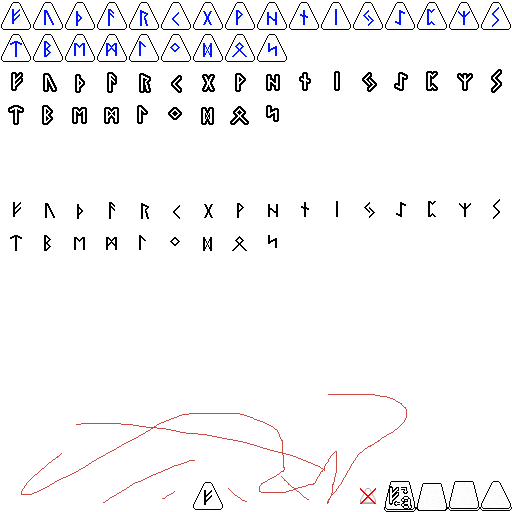
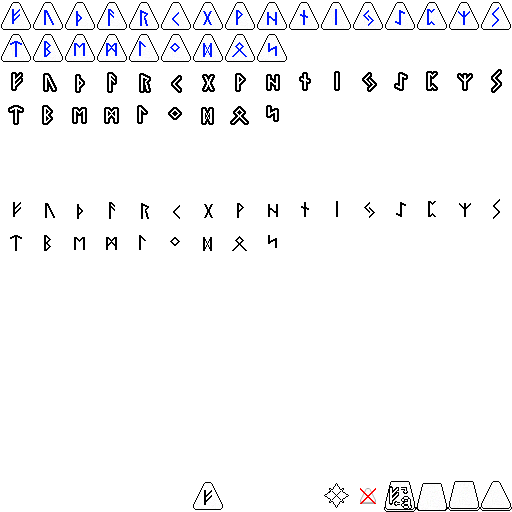
The second 512 × 512 image is a revision of the first. Changes to its layers:
painted on "letter" over [21, 394, 407, 508]
